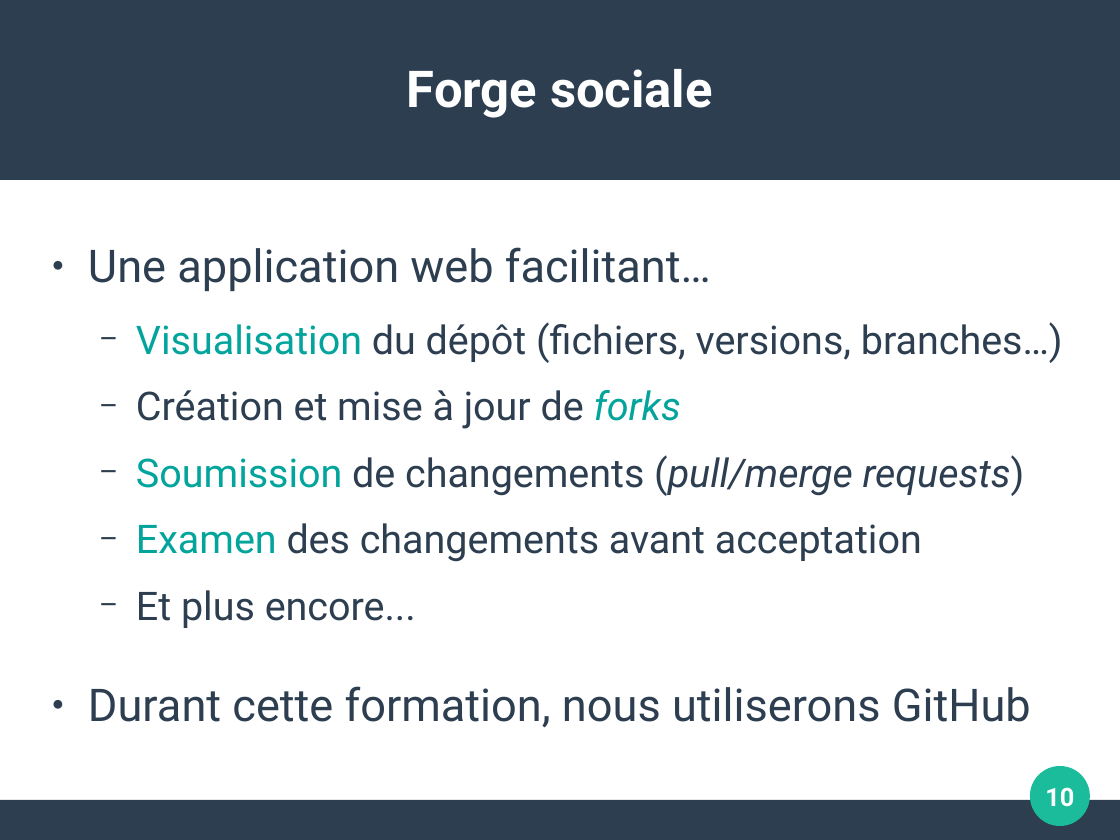
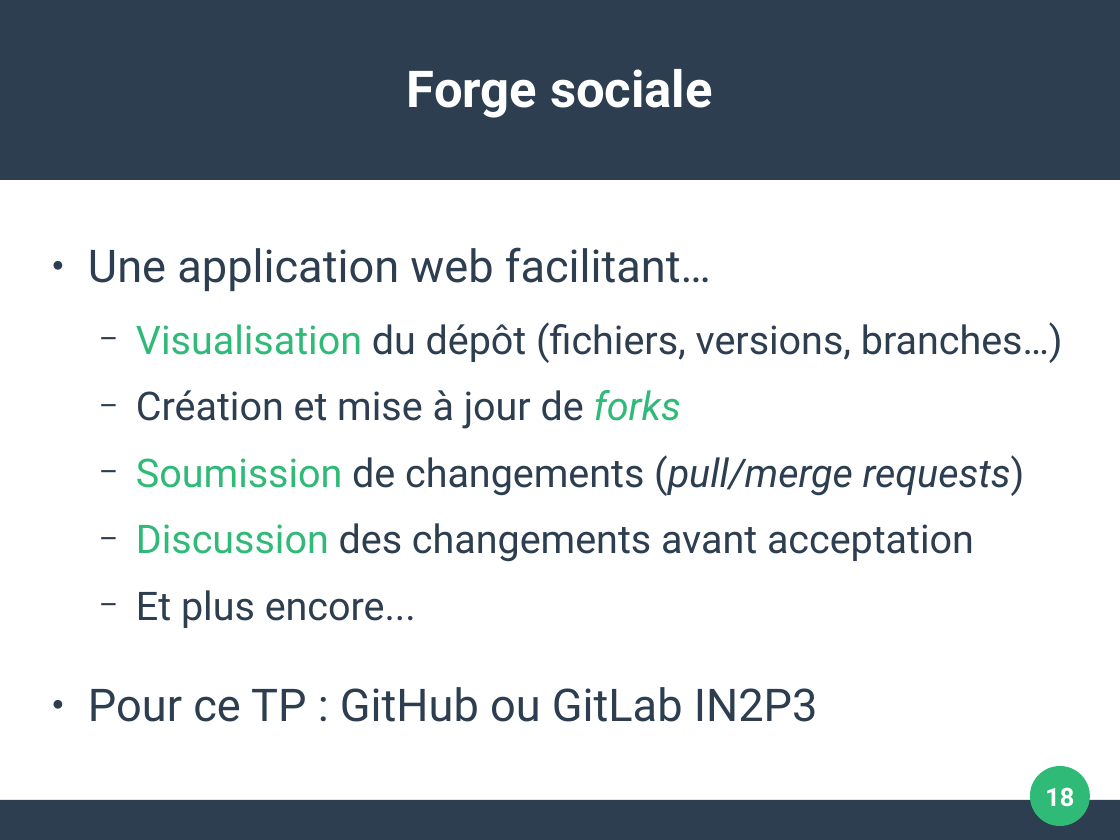
Before and after one commit to pushou/formation-git, a slide deck: slide 18 of Pres5-Reseau.odp (slide 10 before the commit). Drawn at 1120x840 pixels with LibreOffice and Linux fonts; fonts in the diff are those of the drawing. Boxes give left, top, right and bottom in pixels: in the first picture for what was removed or moved away, otherwise in the second. Text is boxed around its words. In the diff, an @@ line names an element or a change of style, - is before the commit and + after.

Commit message:
Mise à jour couleurs slides + ajout collab locale slides réseau

```diff
--- a/Pres5-Reseau.odp
+++ b/Pres5-Reseau.odp
@@ text at (136,322,1063,496): text colour #02A49C to #30BA78 in "Visualisation", "forks", "Soumission" @@
@@ text at (136,523,974,562): text changed @@
-  − Examen des changements avant acceptation
+  − Discussion des changements avant acceptation
@@ text at (88,687,818,722): text changed @@
-● Durant cette formation, nous utiliserons GitHub
+● Pour ce TP : GitHub ou GitLab IN2P3
@@ ellipse at (1031,766,1091,826): fill #1ABC9C to #30BA78 @@
@@ page number at (1045,787,1074,807): text changed @@
-10
+18
```
Also in this commit, not shown: 9 other slides changed, 8 slides added, 6 other files.
